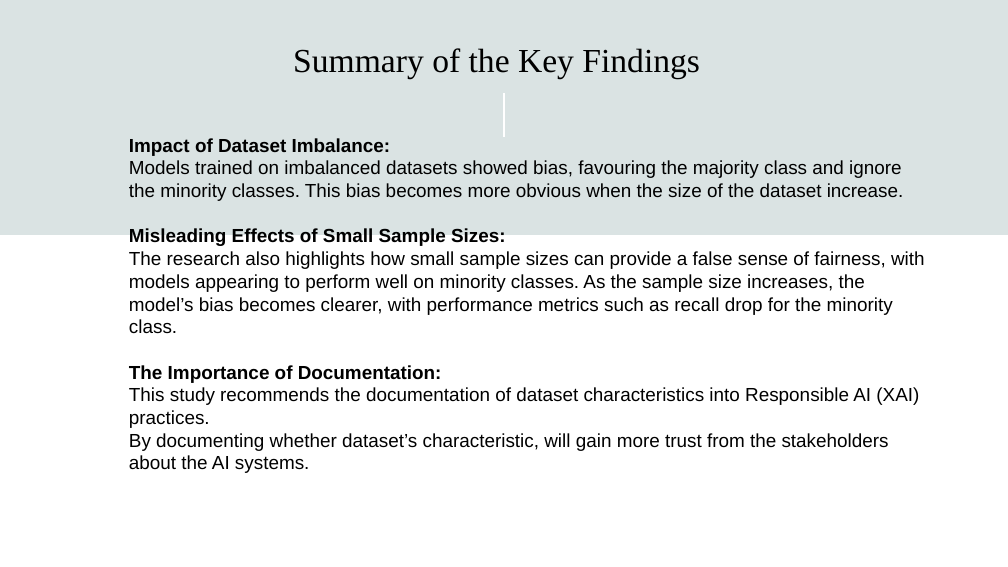
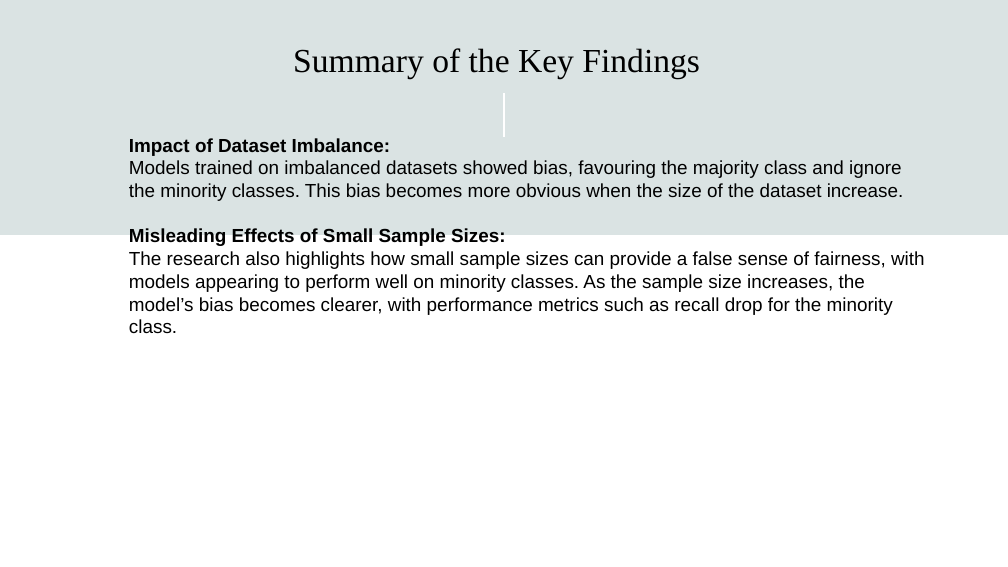
Before and after one commit to hennypurwadi/Imbalanced-or-Balanced-Dataset-Composition, a slide deck: slide 26 of 202370140_XAI_Presentation_1.pptx. Drawn at 1008x567 pixels with LibreOffice and Linux fonts; fonts in the diff are those of the drawing. Boxes give left, top, right and bottom in pixels: in the first picture for what was removed or moved away, otherwise in the second. Text is boxed around its words. In the diff, an @@ line names an element or a change of style, - is before the commit and + after.

```diff
--- a/202370140_XAI_Presentation_1.pptx
+++ b/202370140_XAI_Presentation_1.pptx
@@ text at [129,365,919,473]: paragraphs removed @@
-The Importance of Documentation:
-This study recommends the documentation of dataset characteristics into Responsible AI (XAI) practices.
-By documenting whether dataset’s characteristic, will gain more trust from the stakeholders about the AI systems.
```
Also in this commit, not shown: 7 other slides changed, 1 other file.
